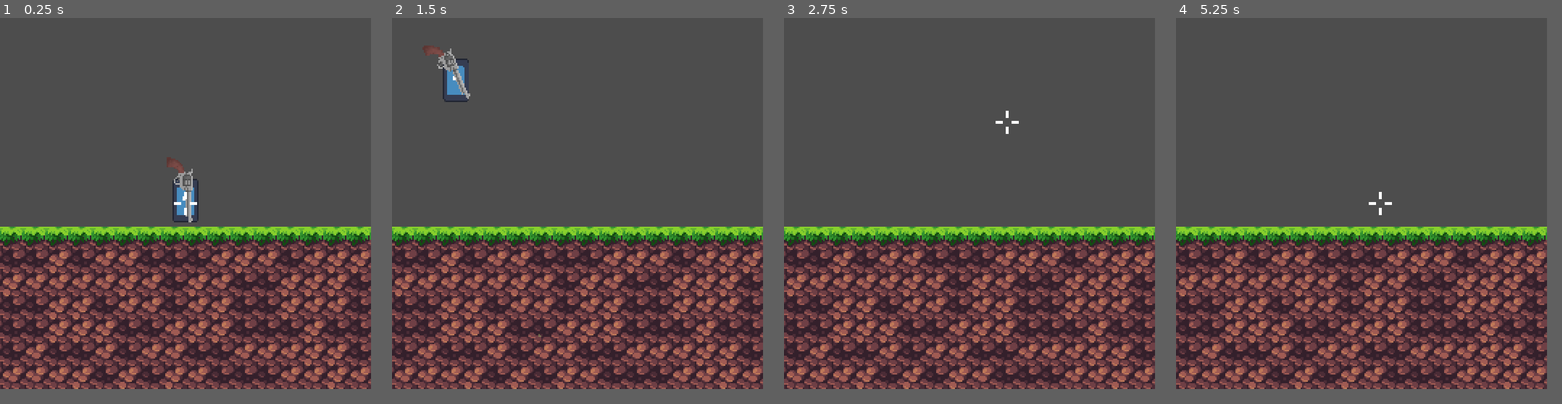
Above: before the commit, frames 1-4 (left to right).
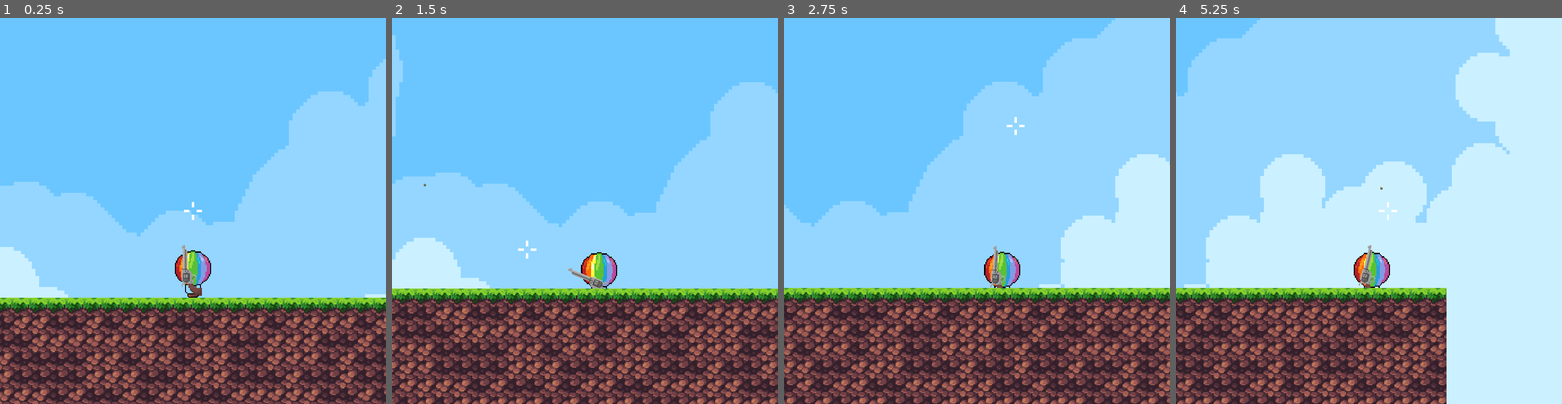
Above: after the commit, the same moments.

Repository: Jerry-Gu-SB/balloon_scroob
Game: Godot game, scene res://root.tscn
The game is run twice, just before and just after one commit, with the same random seed, the same clock (stepped at 60 frames per second) and the same inputs. The engine's default icon, where the game draws it, is replaced by a stand-in: a white triangle on a blue panel in a dark square.
Inputs (mouse positions are in pixels of both pictures, inside the frame that each line leads up to):
- Up to frame 1 (0.25 s): no input
- Up to frame 2 (1.5 s): move the mouse to (658, 183) at 0.52 s; hold Right (ui_right) 0.53-1.25 s; click (658, 183) at 0.67 s; drag from (503, 222) to (557, 276) at 1.27 s
- Up to frame 3 (2.75 s): move the mouse to (1007, 122) at 2.02 s; hold Right (ui_right) from 2.03 s (still down); click (1007, 122) at 2.17 s
- Up to frame 4 (5.25 s): release Right (ui_right) at 2.75 s; drag from (1341, 276) to (1249, 149) at 2.77 s; move the mouse to (1473, 257) at 3.52 s; hold Left (ui_left) 3.53-4.25 s; click (1473, 257) at 3.67 s; drag from (1249, 149) to (1307, 110) at 4.27 s; move the mouse to (1380, 203) at 5.02 s; hold Down (ui_down) from 5.03 s (still down); click (1380, 203) at 5.17 s
In our replay, the window is 768x768 before the commit and 799x799 after it. These sizes can differ from the game's own. Grey fills any space a smaller window leaves; there, only what the larger window draws over its background counts as a difference.

The runs differ from the first frame. In frame 1, 90% of the frame differs, in the area x 0-100%, y 0-100%; in frame 2, 90%; in frame 3, 90%; in frame 4, 89%.

Commit message:
Added player sprite and added flipping logic for guns

Diff:
--- a/Guns/Pistol/pistol.tscn
+++ b/Guns/Pistol/pistol.tscn
@@ -11,6 +11,7 @@
 gun_data = ExtResource("2_tjpvq")
 
 [node name="Sprite2D" type="Sprite2D" parent="."]
+position = Vector2(0, 8)
 texture = ExtResource("3_vk0q8")
 script = ExtResource("4_h6l0j")
 
--- a/Guns/Revolver/revolver.tscn
+++ b/Guns/Revolver/revolver.tscn
@@ -8,7 +8,9 @@
 gun_data = ExtResource("2_5b321")
 
 [node name="Sprite2D" parent="." index="0"]
+position = Vector2(0, 0)
 texture = ExtResource("2_qqhwn")
+offset = Vector2(13.695, -4.98)
 
 [node name="Marker2D" parent="Sprite2D" index="0"]
-position = Vector2(16, -3)
+position = Vector2(28.8, -7.98)
--- a/Guns/Scripts/gun_sprite_2d.gd
+++ b/Guns/Scripts/gun_sprite_2d.gd
@@ -3,3 +3,7 @@
 func _ready() -> void:
 	var parent : GunProvider = get_parent()
 	self.texture = parent.get_gun_data().sprite_texture
+
+func _process(_delta : float) -> void:
+	var mouse_position = get_global_mouse_position()
+	self.flip_v = mouse_position[0] < self.global_position[0]
--- a/Map/Map.tscn
+++ b/Map/Map.tscn
@@ -1,6 +1,8 @@
-[gd_scene load_steps=6 format=4 uid="uid://dkm348765cq8n"]
+[gd_scene load_steps=8 format=4 uid="uid://dkm348765cq8n"]
 
 [ext_resource type="Texture2D" uid="uid://icvkwkyv720m" path="res://Map/Forest Tiles/Assets/Assets.png" id="1_17lxq"]
+[ext_resource type="Texture2D" uid="uid://bhdb5x6l52dks" path="res://Map/Forest Tiles/Assets/Background_2.png" id="1_2623n"]
+[ext_resource type="Texture2D" uid="uid://vbajix6slt0f" path="res://Map/Forest Tiles/Assets/Background_1.png" id="2_wgwpm"]
 
 [sub_resource type="TileSetAtlasSource" id="TileSetAtlasSource_7s3fs"]
 texture = ExtResource("1_17lxq")
@@ -877,3 +879,15 @@
 
 [node name="Hazards" type="TileMapLayer" parent="."]
 tile_set = SubResource("TileSet_7s3fs")
+
+[node name="Sprite2D2" type="Sprite2D" parent="."]
+z_index = -2
+position = Vector2(33.600033, -220.79997)
+scale = Vector2(3.2, 3.2)
+texture = ExtResource("1_2623n")
+
+[node name="Sprite2D" type="Sprite2D" parent="."]
+z_index = -2
+position = Vector2(33.600033, -220.79997)
+scale = Vector2(3.2, 3.2)
+texture = ExtResource("2_wgwpm")
--- a/Player/player.tscn
+++ b/Player/player.tscn
@@ -2,22 +2,23 @@
 
 [ext_resource type="Script" uid="uid://j01nev2pnnox" path="res://Player/Scripts/player_input_handler.gd" id="1_4flbx"]
 [ext_resource type="Script" uid="uid://d027m67k7cfdw" path="res://Player/Scripts/player_manager.gd" id="1_4ntmi"]
-[ext_resource type="Texture2D" uid="uid://xdlyoeacj4yt" path="res://icon.svg" id="2_gwnis"]
 [ext_resource type="Script" uid="uid://b477el4qtgib5" path="res://Player/Scripts/player_physics_handler.gd" id="3_btcbx"]
 [ext_resource type="PackedScene" uid="uid://b6blyfeog43lr" path="res://Guns/Revolver/revolver.tscn" id="3_od3ui"]
+[ext_resource type="Texture2D" uid="uid://w2uhhbv5dbc1" path="res://Player/Aesprite Files/Player_Balloon.png" id="4_od3ui"]
 [ext_resource type="Script" uid="uid://do5lprfffkta8" path="res://Player/Scripts/player_weapon_socket.gd" id="4_vtle1"]
 [ext_resource type="Script" uid="uid://bb4o3ov63xsq1" path="res://Player/Scripts/player_aiming_reticle_sprite.gd" id="5_k53q1"]
 [ext_resource type="Texture2D" uid="uid://d0t215cctw73d" path="res://Player/Assets/Player_Reticle.svg" id="5_od3ui"]
 
 [sub_resource type="CapsuleShape2D" id="CapsuleShape2D_btcbx"]
+radius = 7.0376105
+height = 21.694914
 
 [node name="Player" type="Node2D"]
 texture_filter = 1
 script = ExtResource("1_4ntmi")
 
-[node name="Camera2D" type="Camera2D" parent="."]
-
 [node name="Weapon Socket" type="Node2D" parent="."]
+position = Vector2(0, 14.94)
 script = ExtResource("4_vtle1")
 
 [node name="Revolver" parent="Weapon Socket" instance=ExtResource("3_od3ui")]
@@ -25,12 +26,18 @@
 [node name="CharacterBody2D" type="CharacterBody2D" parent="."]
 
 [node name="CollisionShape2D" type="CollisionShape2D" parent="CharacterBody2D"]
+position = Vector2(0, -7.9999995)
+scale = Vector2(2.26, 1.475)
 shape = SubResource("CapsuleShape2D_btcbx")
 
 [node name="Sprite2D" type="Sprite2D" parent="CharacterBody2D"]
 z_index = -1
-scale = Vector2(0.140625, 0.23437499)
-texture = ExtResource("2_gwnis")
+texture = ExtResource("4_od3ui")
+
+[node name="Camera2D" type="Camera2D" parent="CharacterBody2D"]
+offset = Vector2(0, -60)
+zoom = Vector2(0.75, 0.75)
+position_smoothing_enabled = true
 
 [node name="Aiming Reticle" type="Sprite2D" parent="."]
 texture = ExtResource("5_od3ui")
--- a/project.godot
+++ b/project.godot
@@ -23,7 +23,8 @@
 
 window/size/viewport_width=256
 window/size/viewport_height=256
-window/stretch/mode="viewport"
+window/stretch/mode="canvas_items"
+window/stretch/scale_mode="integer"
 window/handheld/orientation=1
 
 [input]
--- a/root.tscn
+++ b/root.tscn
@@ -8,6 +8,6 @@
 
 [node name="Player" parent="." instance=ExtResource("1_pq8q7")]
 
+[node name="Map" parent="." instance=ExtResource("2_pyidc")]
+
 [node name="Projectile Container" type="Node" parent="."]
-
-[node name="Map" parent="." instance=ExtResource("2_pyidc")]
Binary file changed: Player/Aesprite Files/Player_Balloon.aseprite
Binary file added: Player/Aesprite Files/Player_Balloon.png
Not shown, added: Player/Aesprite Files/Player_Balloon.png.import
